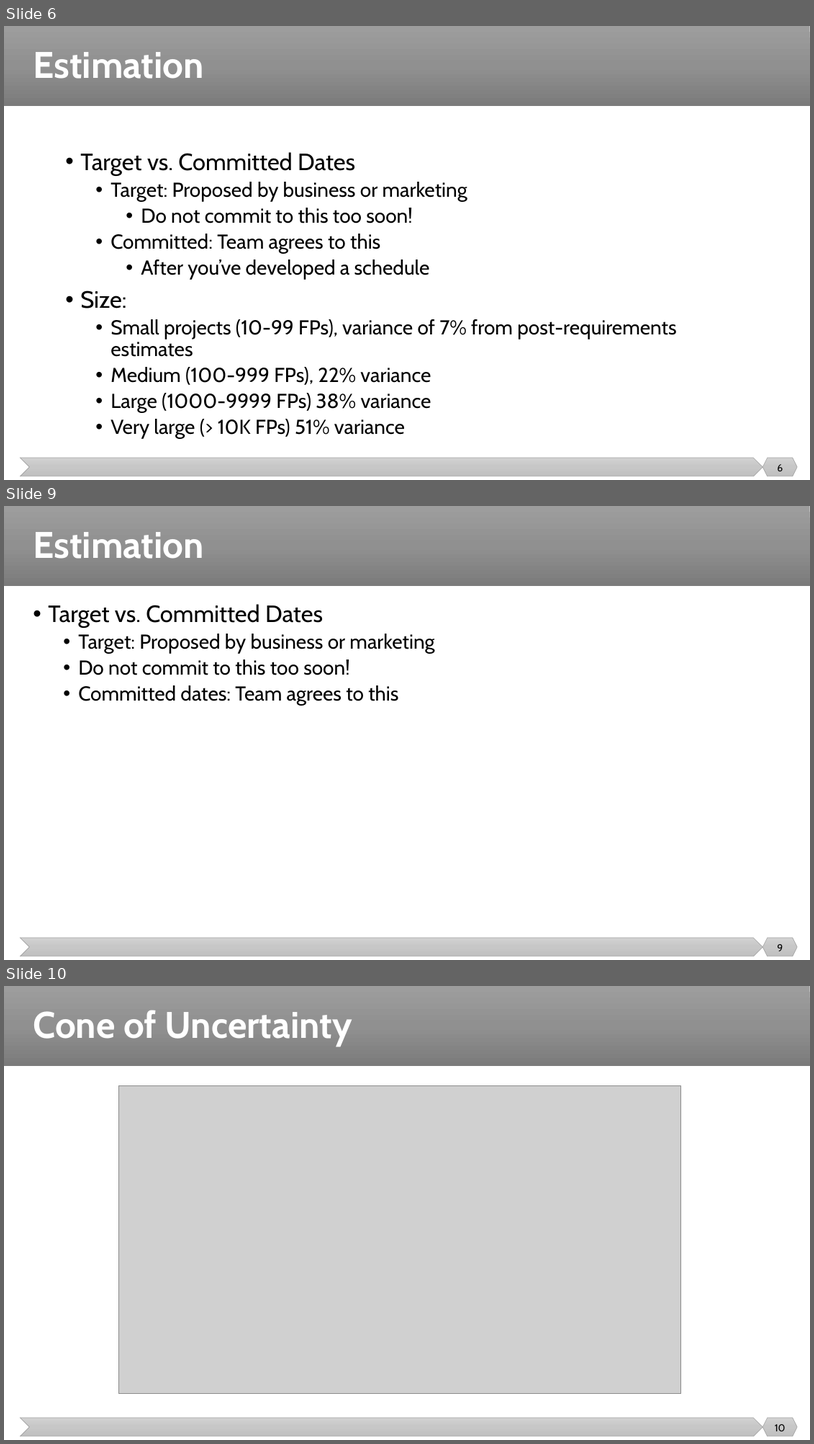
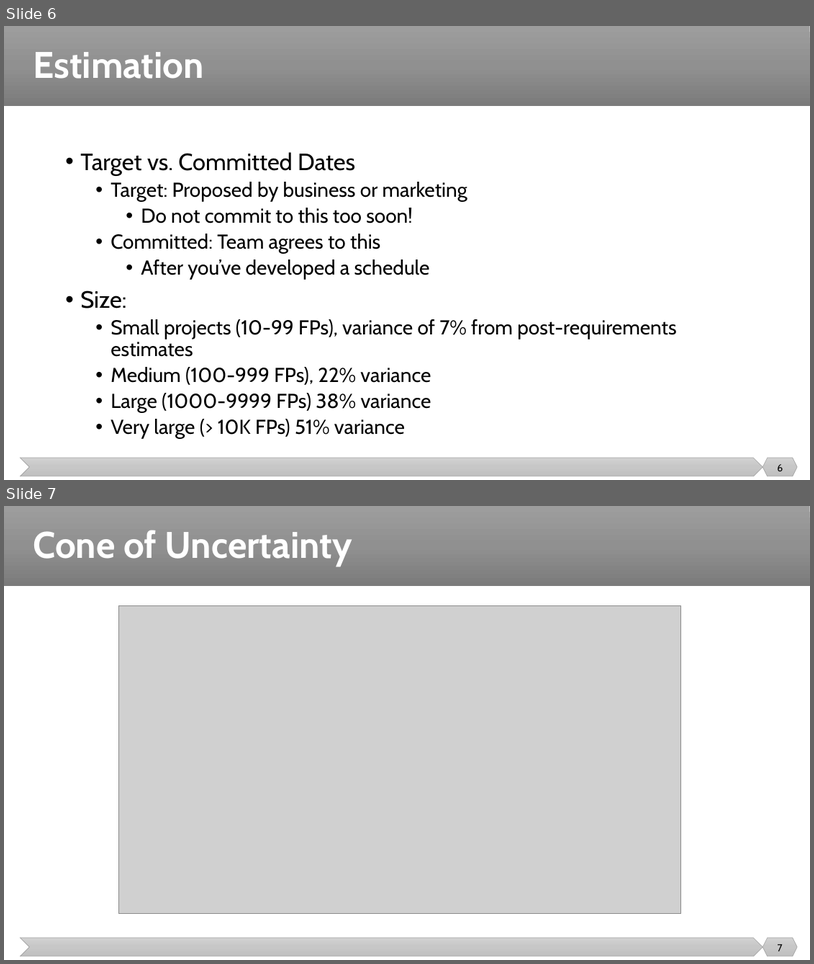
Before and after one commit to malenezi/malenezi, a slide deck: SE423/Lectures/6-Planning/Estimation.pptx. Shown one above the other, each under a label of ours: slides 6, 9 and 10 before the commit, slides 6 and 7 after it; the slides between them are not shown. The pictures are 814x1444 and 814x964 pixels, drawn with LibreOffice and Linux fonts; fonts in the diff are those of the drawing; grey boxes stand for pictures. Boxes give left, top, right and bottom in pixels: in the first picture for what was removed or moved away, otherwise in the second. Text is boxed around its words. In the diff, an @@ line names an element or a change of style, - is before the commit and + after.

```diff
--- a/SE423/Lectures/6-Planning/Estimation.pptx
+++ b/SE423/Lectures/6-Planning/Estimation.pptx
@@ slide 9 removed at (x1=4, y1=506, x2=810, y2=960), background #FFFFFF; not listed: 3 template elements that a slide beside it also shows @@
@@ title removed at (x1=33, y1=532, x2=204, y2=559) @@
-Estimation
@@ text removed at (x1=48, y1=604, x2=435, y2=705) @@
-• Target vs. Committed Dates
-  • Target: Proposed by business or marketing
-  • Do not commit to this too soon!
-  • Committed dates: Team agrees to this
@@ page number removed at (x1=777, y1=944, x2=783, y2=951) @@
-9
@@ what was slide 10 is now slide 7 @@
@@ page number at (x1=778, y1=944, x2=783, y2=951): text changed @@
-10
+7
```
Also in this commit, not shown: 2 slides changed, 2 other slides removed, 2 other files.
